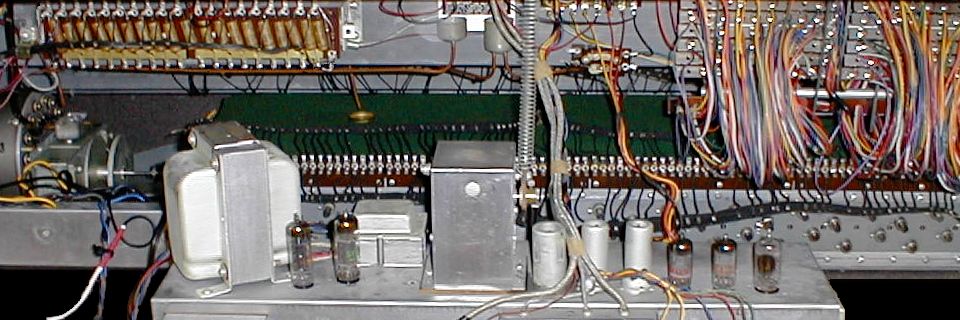
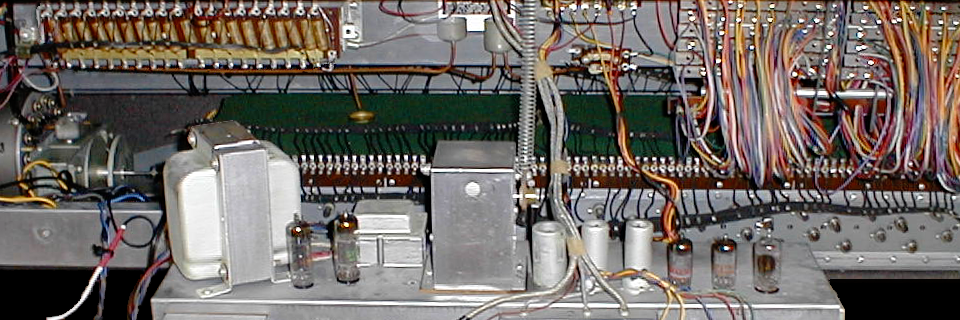
Comparing the layer stacks of the two 960 x 320 images. Changes:
added layer "Transformer" above "Cable right" over (187, 120, 302, 282)
painted on "Background" over (187, 120, 302, 282)
